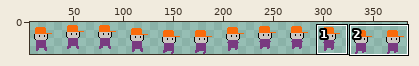
One commit to this sprite sheet: assets/MainCharacters/TheLeaper/run.png. Above, an overview of the earlier version with the close-up marked.
Close-up. As it was:
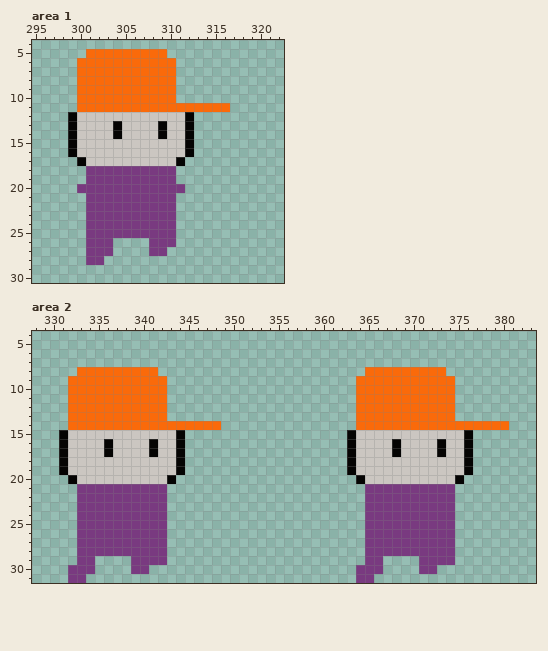
The file is 384x32 pixels. Shown: area 1: x 295..322, y 4..30; area 2: x 328..383, y 4..31. The wide view leaves out empty margins. The commit also changed other parts of the picture, which this record leaves out.
Once edited:
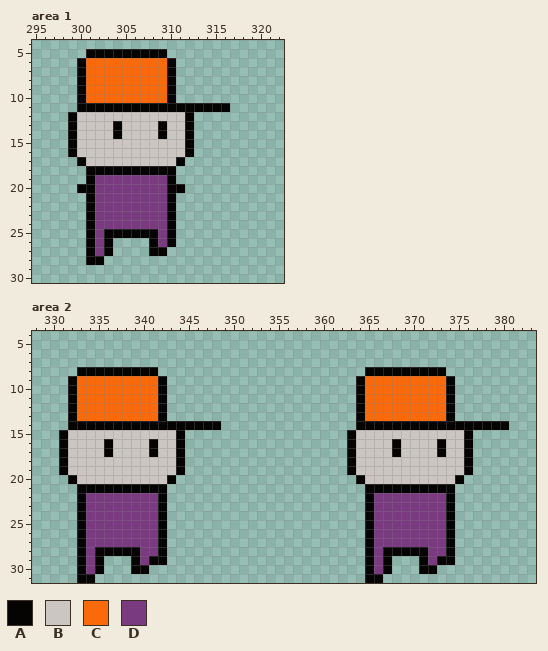
Palette (. is transparent): A #050403  B #cbc6c1  C #fa6a0a  D #793a80
What changed:
Area 1:
y 5: x 301..309 CCCCCCCCC -> AAAAAAAAA
y 6..10: x 300 C -> A; x 310 C -> A
y 11: x 300..316 CCCCCCCCCCCCCCCCC -> AAAAAAAAAAAAAAAAA
y 18: x 301..310 DDDDDDDDDD -> AAAAAAAAAA
y 19: x 301 D -> A; x 310 D -> A
y 20: x 300..301 DD -> AA; x 310..311 DD -> AA
y 21..24: x 301 D -> A; x 310 D -> A
y 25: x 301 D -> A; x 303..308 DDDDDD -> AAAAAA; x 310 D -> A
y 26: x 301 D -> A; x 303 D -> A; x 308 D -> A; x 310 D -> A
y 27: x 301 D -> A; x 303 D -> A; x 308..309 DD -> AA
y 28: x 301..302 DD -> AA
Area 2:
y 8: x 333..341 CCCCCCCCC -> AAAAAAAAA; x 365..373 CCCCCCCCC -> AAAAAAAAA
y 9..13: x 332 C -> A; x 342 C -> A; x 364 C -> A; x 374 C -> A
y 14: x 332..348 CCCCCCCCCCCCCCCCC -> AAAAAAAAAAAAAAAAA; x 364..380 CCCCCCCCCCCCCCCCC -> AAAAAAAAAAAAAAAAA
y 21: x 333..342 DDDDDDDDDD -> AAAAAAAAAA; x 365..374 DDDDDDDDDD -> AAAAAAAAAA
y 22..27: x 333 D -> A; x 342 D -> A; x 365 D -> A; x 374 D -> A
y 28: x 333 D -> A; x 335..339 DDDDD -> AAAAA; x 342 D -> A; x 365 D -> A; x 367..371 DDDDD -> AAAAA; x 374 D -> A
y 29: x 333 D -> A; x 335 . -> A; x 339 D -> A; x 341..342 DD -> AA; x 365 D -> A; x 367 . -> A; x 371 D -> A; x 373..374 DD -> AA
y 30: x 332..333 DD -> .A; x 335 . -> A; x 339..340 DD -> AA; x 364..365 DD -> .A; x 367 . -> A; x 371..372 DD -> AA
y 31: x 332..334 DD. -> .AA; x 364..366 DD. -> .AA
Boxes around the changes in both close-ups, in picture pixels (x1, y1, x2, y2):
changed: (77, 49, 230, 112)
changed: (77, 166, 185, 265)
changed: (68, 367, 221, 430)
changed: (356, 367, 509, 430)
changed: (68, 484, 167, 583)
changed: (356, 484, 455, 583)
